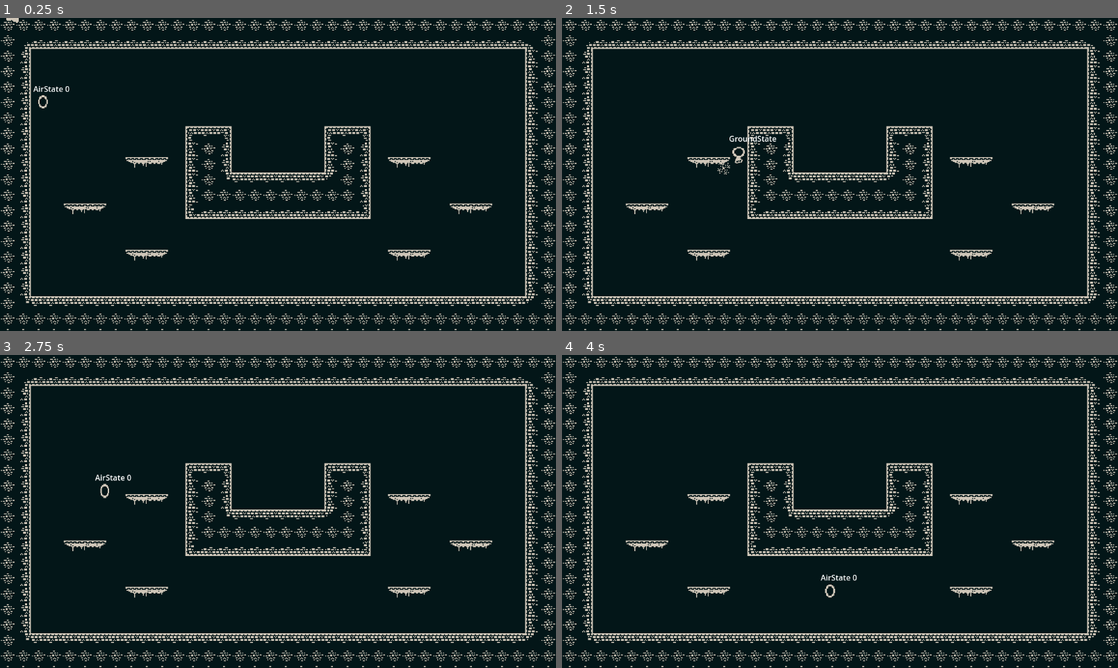
Above: before the commit, frames 1-4 (two rows, left to right).
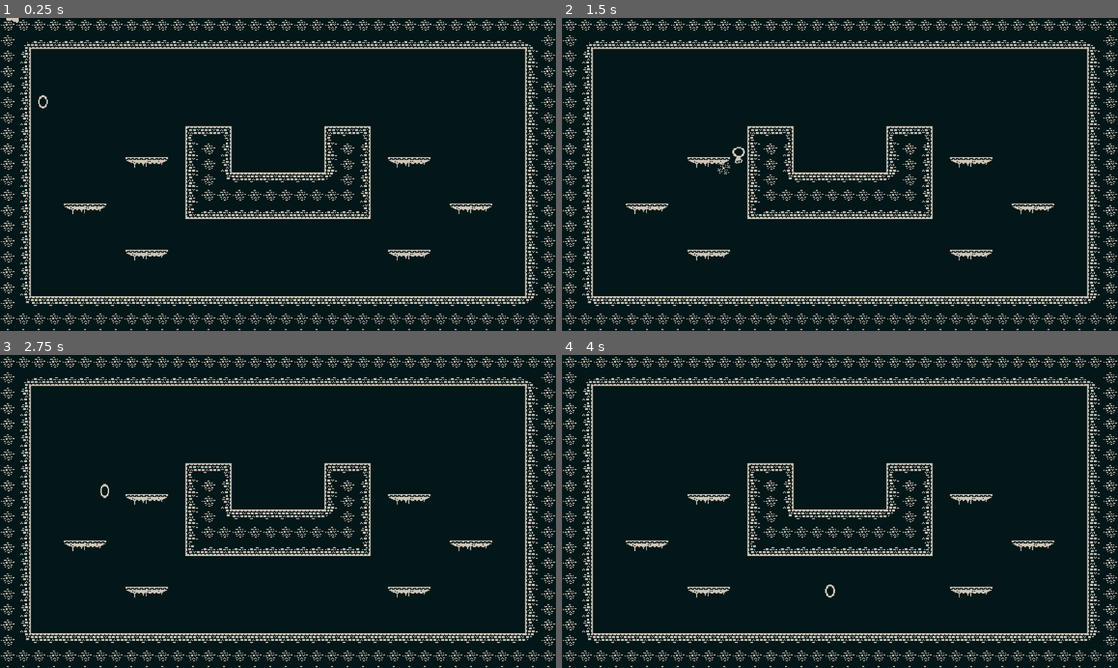
Above: after the commit, the same moments.

Repository: ajerezg/SlimeEscape
Game: Godot game, scene res://test_level.tscn
Same seed, same stepped clock (60 frames per second), same inputs: the game is played once before the commit and once after it.
Inputs (mouse positions are in pixels of both pictures, inside the frame that each line leads up to):
- Up to frame 1 (0.25 s): no input
- Up to frame 2 (1.5 s): move the mouse to (962, 158) at 0.52 s; press the mouse at (962, 158) at 0.53 s; hold D (right) from 0.53 s (still down); tap Space (jump) at 0.77 s; move the mouse to (728, 190) at 1.27 s; release the mouse at (728, 190) at 1.28 s; right-click (728, 190) at 1.35 s
- Up to frame 3 (2.75 s): tap Space (jump) at 1.52 s; move the mouse to (333, 442) at 2.02 s; release D (right) at 2.03 s; press the mouse at (333, 442) at 2.03 s; hold A (left) from 2.03 s (still down)
- Up to frame 4 (4 s): move the mouse to (812, 574) at 2.77 s; release A (left) at 2.78 s; release the mouse at (812, 574) at 2.78 s; hold D (right) from 2.78 s (still down); right-click (812, 574) at 2.85 s; tap Space (jump) at 3.02, 3.77 s; move the mouse to (1006, 558) at 3.52 s; press the mouse at (1006, 558) at 3.53 s

The runs differ from the first frame. In frame 1, less than 0.1% of the frame differs, in the area x 6-13%, y 21-24%; in frame 2, 0.1%, in the area x 30-39%, y 37-40%; in frame 3, less than 0.1%; in frame 4, less than 0.1%.

Commit message:
clean stuff

Diff:
--- a/player/basic_range_projectile.gd
+++ b/player/basic_range_projectile.gd
@@ -31,7 +31,6 @@
 		self.queue_free()
 	elif !has_impacted and (duration_timer.is_stopped() or is_on_ceiling() or
 			is_on_floor() or is_on_wall()):
-		print("IMPACTED!")
 		has_impacted = true
 		impact_timer.start()
 		animation_player.play("impacting")
--- a/player/player.tscn
+++ b/player/player.tscn
@@ -99,6 +99,7 @@
 script = ExtResource("1_lmsf7")
 
 [node name="Label" type="Label" parent="."]
+visible = false
 offset_left = -20.0
 offset_top = -39.0
 offset_right = 20.0
--- a/player/states/wall_slide_state.gd
+++ b/player/states/wall_slide_state.gd
@@ -29,10 +29,3 @@
 		next_state = ground_state
 	elif air_state.can_enter_middle_run():
 		next_state = air_state
-
-
-func on_enter():
-	print(name + "on_enter")
-
-func on_exit():
-	print(name + "on_exit")
